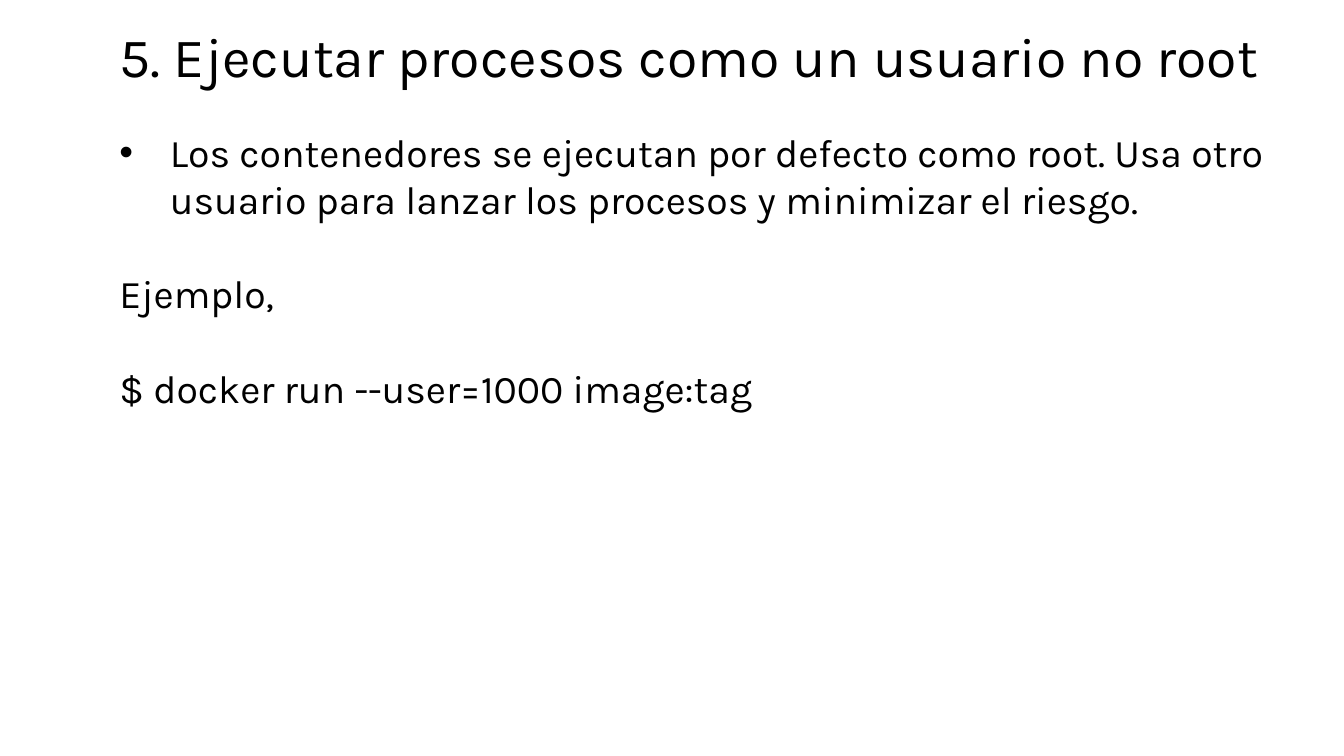
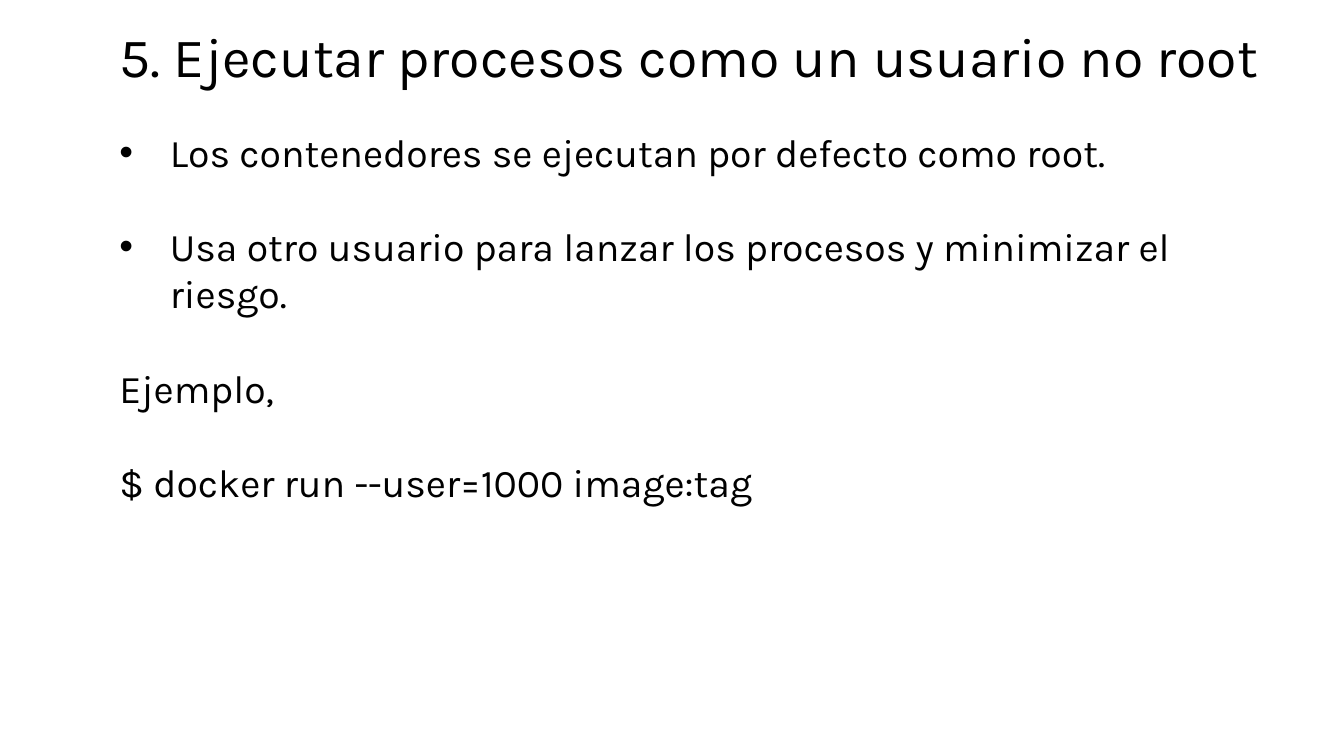
Before and after one commit to jpaniorte/docker25, a slide deck: slide 6 of ppt/6_container_security.pptx (slide 5 before the commit). Drawn at 1344x756 pixels with LibreOffice and Linux fonts; fonts in the diff are those of the drawing. Boxes give left, top, right and bottom in pixels: in the first picture for what was removed or moved away, otherwise in the second. Text is boxed around its words. In the diff, an @@ line names an element or a change of style, - is before the commit and + after.

```diff
--- a/ppt/6_container_security.pptx
+++ b/ppt/6_container_security.pptx
@@ text at [170, 140, 1170, 318]: text changed @@
-• Los contenedores se ejecutan por defecto como root. Usa otro usuario para lanzar los procesos y minimizar el riesgo.
+• Los contenedores se ejecutan por defecto como root.
+• Usa otro usuario para lanzar los procesos y minimizar el riesgo.
```
Also in this commit, not shown: 6 other slides changed, 1 slide added, 3 other files.
